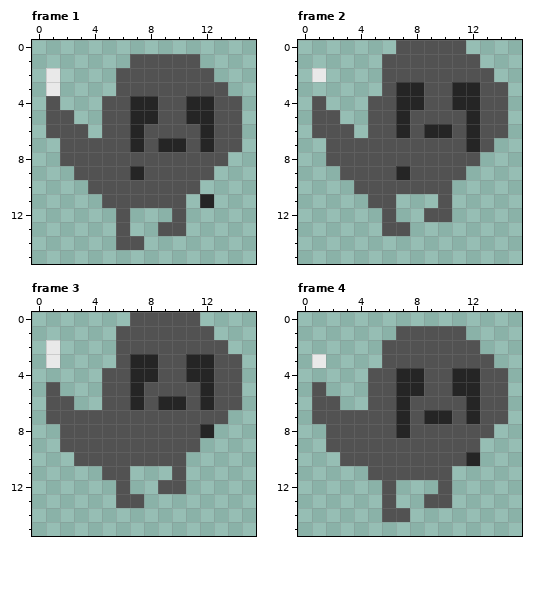
Pixel-art file: asset_sources/ghostie.aseprite. The picture above is the old version.
16x16 pixels, 4 frames. Shown: frame 1, frame 2, frame 3, frame 4.
Once edited:
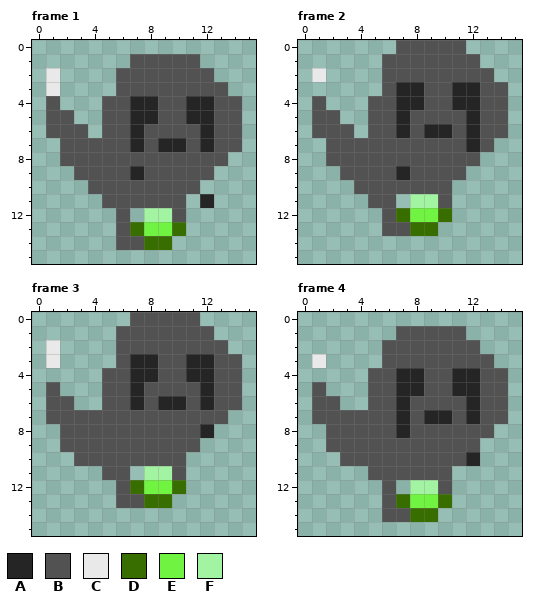
Palette (. is transparent): A #252525  B #525252  C #e9e9e9  D #386d00  E #71f341  F #a2f3a2
Commit message: better animation of ghostie holding stuff
Change:
{"change": "layer \"Layer 2\" added"}
{"where": "frame 1, layer \"Layer 2\""}
{"frame":1,"y":12,"x":8,"old":"..","new":"FF"}
{"frame":1,"y":13,"x":7,"old":"..BB","new":"DEED"}
{"frame":1,"y":14,"x":8,"old":"..","new":"DD"}
{"where": "frame 2, layer \"Layer 2\""}
{"frame":2,"y":11,"x":8,"old":"..","new":"FF"}
{"frame":2,"y":12,"x":7,"old":"..BB","new":"DEED"}
{"frame":2,"y":13,"x":8,"old":"..","new":"DD"}
{"where": "frame 3, layer \"Layer 2\""}
{"frame":3,"y":11,"x":8,"old":"..","new":"FF"}
{"frame":3,"y":12,"x":7,"old":"..BB","new":"DEED"}
{"frame":3,"y":13,"x":8,"old":"..","new":"DD"}
{"where": "frame 4, layer \"Layer 2\""}
{"frame":4,"y":12,"x":8,"old":"..","new":"FF"}
{"frame":4,"y":13,"x":7,"old":"..BB","new":"DEED"}
{"frame":4,"y":14,"x":8,"old":"..","new":"DD"}
